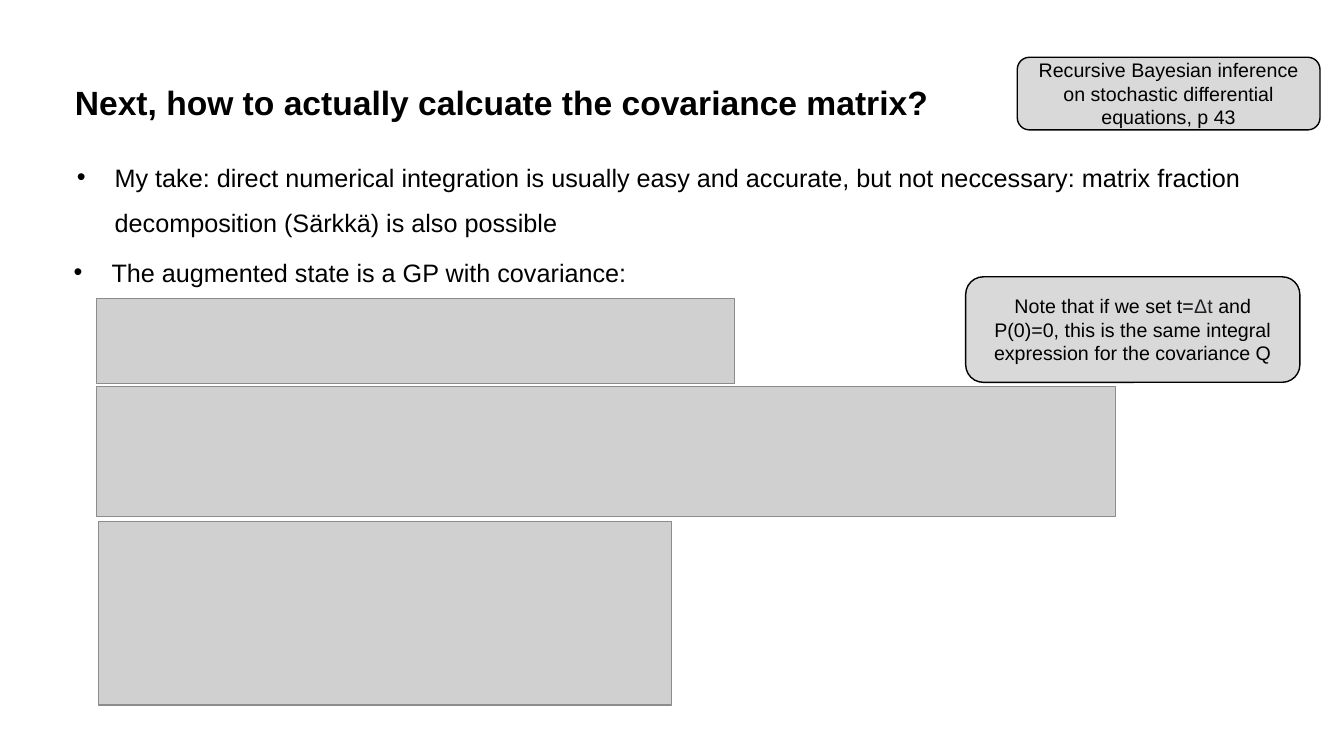
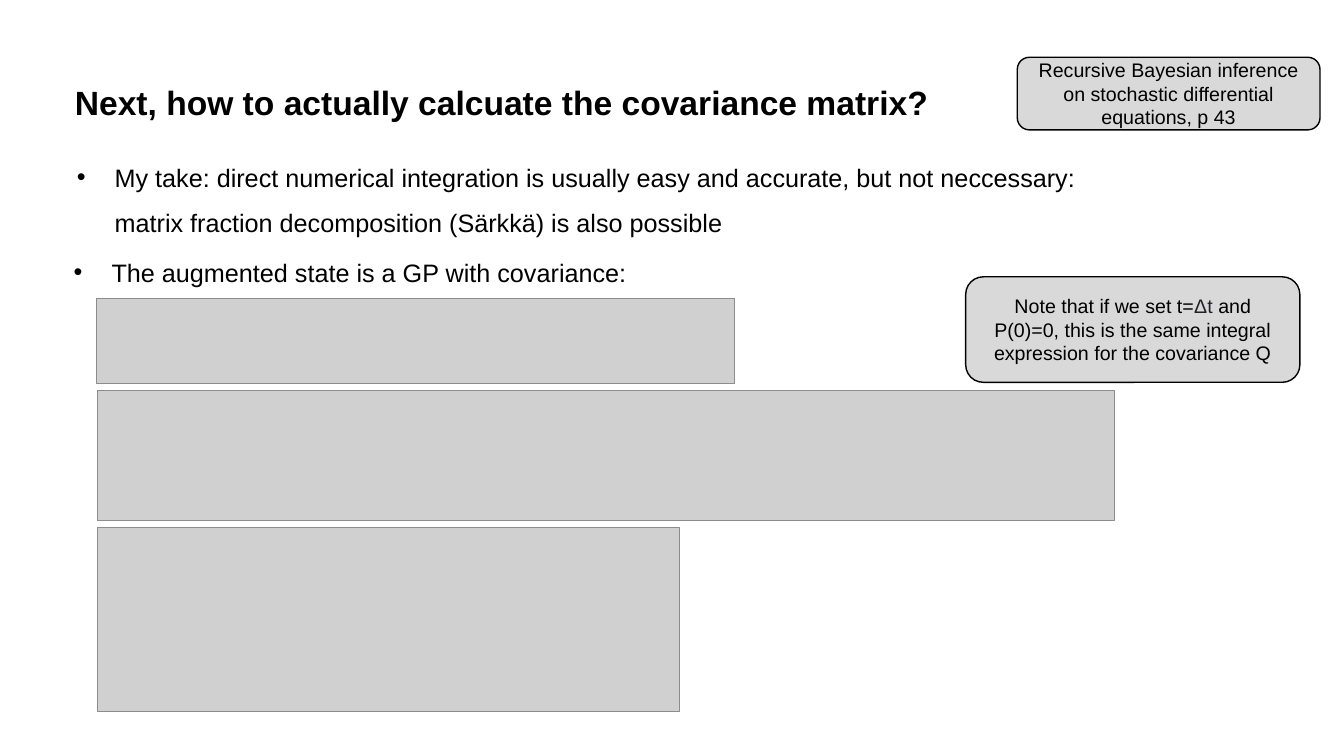
Before and after one commit to Oyvindwpetersen/ssm_tools, a slide deck: slide 8 of documentation/SystemFormulation_LFM_and_statespace.pptx. Drawn at 1344x756 pixels with LibreOffice and Linux fonts; fonts in the diff are those of the drawing; grey boxes stand for pictures; background and template pictures are left out. Boxes give left, top, right and bottom in pixels: in the first picture for what was removed or moved away, otherwise in the second. Text is boxed around its words. In the diff, an @@ line names an element or a change of style, - is before the commit and + after.

```diff
--- a/documentation/SystemFormulation_LFM_and_statespace.pptx
+++ b/documentation/SystemFormulation_LFM_and_statespace.pptx
@@ text "My take: direct numerical integration ..." rewrapped from (115, 168, 1240, 238) to (115, 168, 1074, 238) @@
@@ picture: place and size @@
-picture at (97, 386, 1116, 516)
+picture at (98, 391, 1115, 521)
@@ picture: place and size @@
-picture at (99, 521, 673, 705)
+picture at (98, 528, 681, 712)
```
Also in this commit, not shown: 4 other slides changed, 2 other files.
